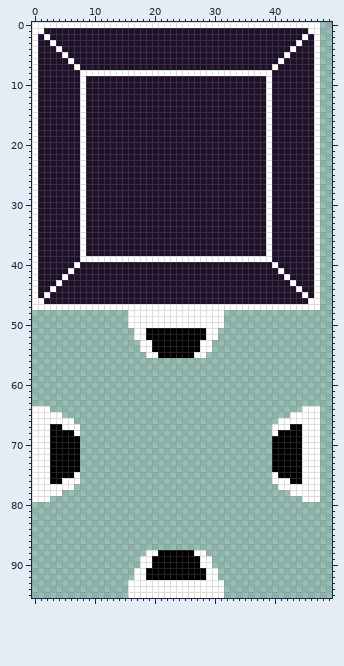
Pixel-art file, stored at scenes/dungeon/room/rooms_spritesheet.aseprite. Above is the file before it was changed.
96x96 pixels, 1 frame. Shown: x 0..49, y 0..95.
And afterwards:
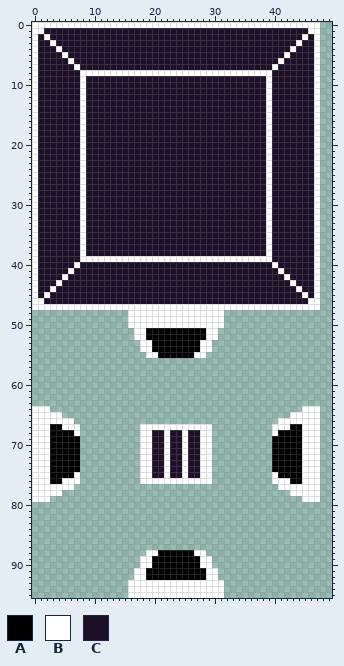
Palette (. is transparent): A #000000  B #ffffff  C #1f102a
Changes in this commit:
layer "hatch" added
Layer "hatch":
y 67: x 18..29 ............ -> BBBBBBBBBBBB
y 68..75: x 18..29 ............ -> BBCCBCCBCCBB
y 76: x 18..29 ............ -> BBBBBBBBBBBB
Changed places in both pictures, as pixel boxes (x1, y1, x2, y2):
added: (140, 424, 212, 484)
